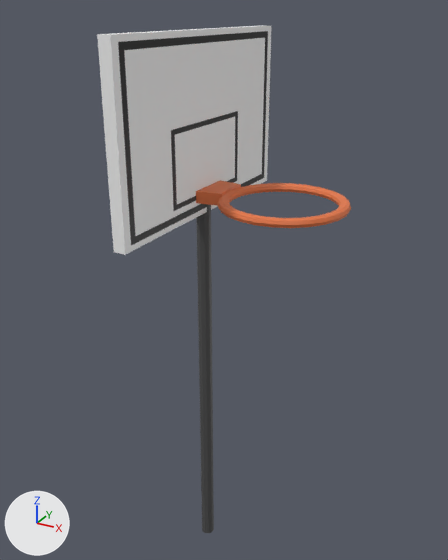
What one commit did to the OBJ model Assets/Models/kos_1.obj.
Before and after are seen from a 50 mm lens placed at (1.52, -2.55, 2.02), pointed at (0.11, 0.01, 0.74). Lighting does not change. The marker at lower left points along +X, +Y and +Z. The picture after the commit comes second. Where no turn or scale is listed for an object, it has been applied to the vertices.
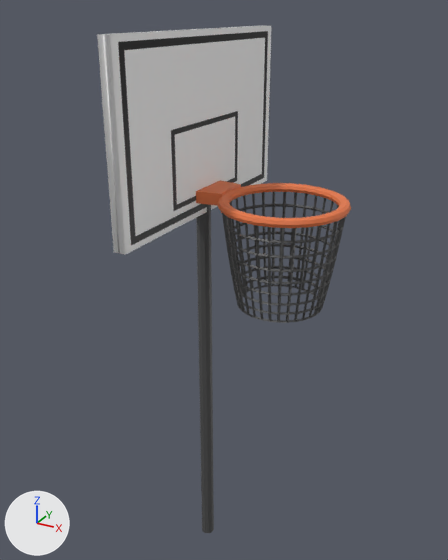
Changed parts and their boxes (x1, y1, x2, y2) in the pictures (448 x 560 px):
'Cylinder.001', added
    after: (222, 192, 346, 323)
part 1 of me_cube, shading changed
    both: (97, 25, 266, 255)

Diff of the bpy script that builds the scene:
```diff
--- a/Assets/Models/kos_1.obj.py
+++ b/Assets/Models/kos_1.obj.py
@@ me_cube @@
 me_cube.from_pydata(...)  # 8 vertices, 6 faces; spans x -0.03..0.03, y -0.675..0.675, z 1.098..1.929
 # used by ob_cube; location = (0.0, 0.0, 0.0)
+# me_cube part 1: edges marked sharp go from 12 to 0
 me_cube.materials.append(mat_material)
@@ me_cylinder_001 @@
+me_cylinder_001.from_pydata(...)  # 1600 vertices, 2048 faces; spans x 0.141..0.716, y -0.287..0.287, z 0.687..1.182
+me_cylinder_001.materials.append(mat_material_002)  # dark grey #4c4c4c
@@ ob_cylinder_001 @@
+ob_cylinder_001 = bpy.data.objects.new('Cylinder.001', me_cylinder_001)
+ob_cylinder_001.location = (0.0, 0.0, 0.0)
```
